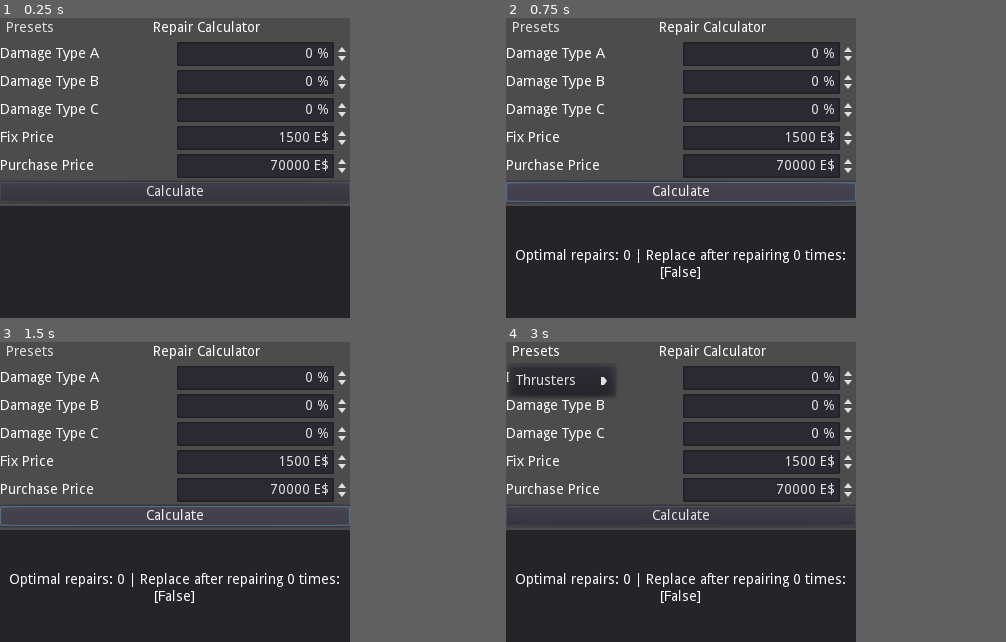
Above: before the commit, frames 1-4 (two rows, left to right).
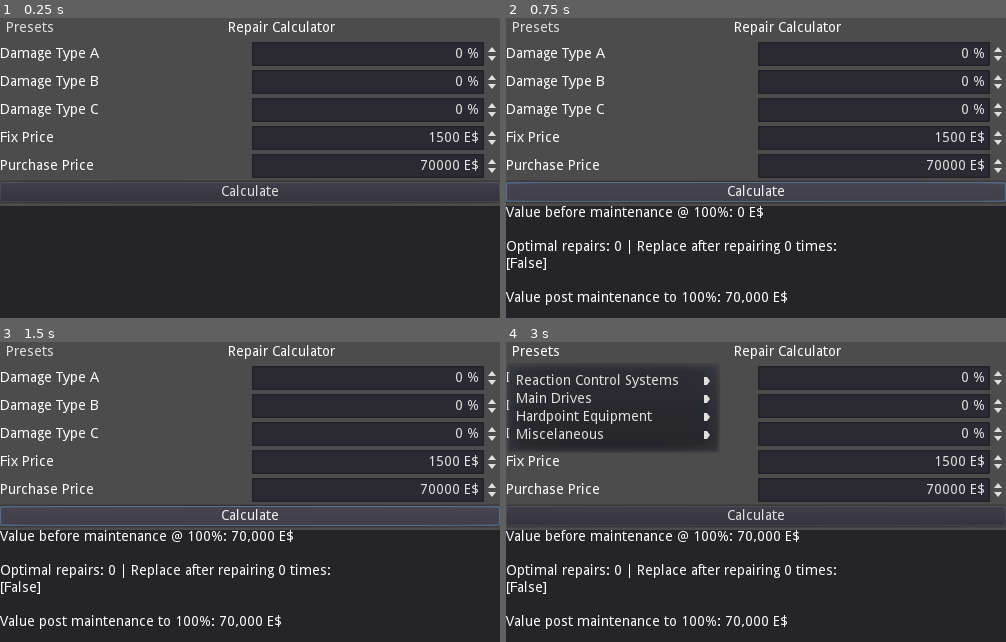
Above: after the commit, the same moments.

Repository: rwqfsfasxc100/Repair-Calculator-Tool
Game: Godot game, scene res://Boot.tscn
Two runs of this game, one before a commit and one after it. Both use one fixed random seed, a clock stepped at 60 frames per second and the inputs below.
Inputs:
- Up to frame 1 (0.25 s): no input
- Up to frame 2 (0.75 s): click "Calculate" at 0.5 s
- Up to frame 3 (1.5 s): click "Calculate" at 1.25 s
- Up to frame 4 (3 s): click "Calculate" at 2 s; click "Presets" at 2.75 s
In our replay, the window is 350x300 before the commit and 500x300 after it. These sizes can differ from the game's own. Grey fills any space a smaller window leaves; there, only what the larger window draws over its background counts as a difference.

The runs differ from the first frame. In frame 1, 16% of the frame differs, in the area x 29-100%, y 0-63%; in frame 2, 21%; in frame 3, 21%; in frame 4, 26%, in the area x 0-100%, y 0-96%.

Commit message:
finished calculator tool

Diff:
--- a/Boot.gd
+++ b/Boot.gd
@@ -44,8 +44,11 @@
 	sys.damage[2]["current"] = dmg3 #- 100
 	var status = Repairs.simulate_status(sys)
 	sys.status = status
+	var baseVal = Repairs.getSystemPrice(sys)
 	var ret = Repairs.handle_operation(sys,fix,replace)
-	var txt = "Optimal repairs: %s | Replace after repairing %s times: [%s]" % [ret[0],ret[0],str(ret[1])]
+	var postSys = Repairs.simulate_repair(sys,ret[0])
+	var postVal = Repairs.getSystemPrice(postSys)
+	var txt = "Value before maintenance @ %s%%: %s E$\n\nOptimal repairs: %s | Replace after repairing %s times: [%s]\n\nValue post maintenance to %s%%: %s E$" % [status,formatThousands(baseVal),ret[0],ret[0],str(ret[1]),postSys.status,formatThousands(postVal)]
 	$Panel/Label.text = txt
 
 var cfgpath = "user://config.ini"
@@ -77,3 +80,18 @@
 	cfg.set_value("config","buy_price",replace)
 	cfg.save(cfgpath)
 	cfg.clear()
+
+func formatThousands(nr):
+	var separator = TranslationServer.translate("SEPARATOR_THOUSAND")
+	var string = "%d" % abs(nr)
+	var mod = string.length() % 3
+	var res = ""
+	for i in range(0, string.length()):
+		if i != 0 and i % 3 == mod:
+			res += separator
+		res += string[i]
+
+	if nr >= 0:
+		return res
+	else:
+		return "-" + res
--- a/Boot.tscn
+++ b/Boot.tscn
@@ -4,12 +4,12 @@
 [ext_resource path="res://Presets.gd" type="Script" id=2]
 
 [node name="VBoxContainer" type="VBoxContainer"]
-margin_right = 350.0
+margin_right = 500.0
 margin_bottom = 300.0
 script = ExtResource( 1 )
 
 [node name="MENU" type="HBoxContainer" parent="."]
-margin_right = 350.0
+margin_right = 500.0
 margin_bottom = 20.0
 
 [node name="Presets" type="MenuButton" parent="MENU"]
@@ -21,7 +21,7 @@
 [node name="Label" type="Label" parent="MENU"]
 margin_left = 64.0
 margin_top = 3.0
-margin_right = 350.0
+margin_right = 500.0
 margin_bottom = 17.0
 size_flags_horizontal = 3
 text = "Repair Calculator"
@@ -29,19 +29,19 @@
 
 [node name="A" type="HBoxContainer" parent="."]
 margin_top = 24.0
-margin_right = 350.0
+margin_right = 500.0
 margin_bottom = 48.0
 
 [node name="Label" type="Label" parent="A"]
 margin_top = 5.0
-margin_right = 173.0
+margin_right = 248.0
 margin_bottom = 19.0
 size_flags_horizontal = 3
 text = "Damage Type A"
 
 [node name="DmgA" type="SpinBox" parent="A"]
-margin_left = 177.0
-margin_right = 350.0
+margin_left = 252.0
+margin_right = 500.0
 margin_bottom = 24.0
 size_flags_horizontal = 3
 align = 2
@@ -49,19 +49,19 @@
 
 [node name="B" type="HBoxContainer" parent="."]
 margin_top = 52.0
-margin_right = 350.0
+margin_right = 500.0
 margin_bottom = 76.0
 
 [node name="Label" type="Label" parent="B"]
 margin_top = 5.0
-margin_right = 173.0
+margin_right = 248.0
 margin_bottom = 19.0
 size_flags_horizontal = 3
 text = "Damage Type B"
 
 [node name="DmgB" type="SpinBox" parent="B"]
-margin_left = 177.0
-margin_right = 350.0
+margin_left = 252.0
+margin_right = 500.0
 margin_bottom = 24.0
 size_flags_horizontal = 3
 align = 2
@@ -69,19 +69,19 @@
 
 [node name="C" type="HBoxContainer" parent="."]
 margin_top = 80.0
-margin_right = 350.0
+margin_right = 500.0
 margin_bottom = 104.0
 
 [node name="Label" type="Label" parent="C"]
 margin_top = 5.0
-margin_right = 173.0
+margin_right = 248.0
 margin_bottom = 19.0
 size_flags_horizontal = 3
 text = "Damage Type C"
 
 [node name="DmgC" type="SpinBox" parent="C"]
-margin_left = 177.0
-margin_right = 350.0
+margin_left = 252.0
+margin_right = 500.0
 margin_bottom = 24.0
 size_flags_horizontal = 3
 align = 2
@@ -89,19 +89,19 @@
 
 [node name="Fix" type="HBoxContainer" parent="."]
 margin_top = 108.0
-margin_right = 350.0
+margin_right = 500.0
 margin_bottom = 132.0
 
 [node name="Label" type="Label" parent="Fix"]
 margin_top = 5.0
-margin_right = 173.0
+margin_right = 248.0
 margin_bottom = 19.0
 size_flags_horizontal = 3
 text = "Fix Price"
 
 [node name="FixPrice" type="SpinBox" parent="Fix"]
-margin_left = 177.0
-margin_right = 350.0
+margin_left = 252.0
+margin_right = 500.0
 margin_bottom = 24.0
 size_flags_horizontal = 3
 max_value = 5e+07
@@ -111,19 +111,19 @@
 
 [node name="Replace" type="HBoxContainer" parent="."]
 margin_top = 136.0
-margin_right = 350.0
+margin_right = 500.0
 margin_bottom = 160.0
 
 [node name="Label" type="Label" parent="Replace"]
 margin_top = 5.0
-margin_right = 173.0
+margin_right = 248.0
 margin_bottom = 19.0
 size_flags_horizontal = 3
 text = "Purchase Price"
 
 [node name="BuyPrice" type="SpinBox" parent="Replace"]
-margin_left = 177.0
-margin_right = 350.0
+margin_left = 252.0
+margin_right = 500.0
 margin_bottom = 24.0
 size_flags_horizontal = 3
 max_value = 5e+07
@@ -134,13 +134,13 @@
 
 [node name="Calc" type="Button" parent="."]
 margin_top = 164.0
-margin_right = 350.0
+margin_right = 500.0
 margin_bottom = 184.0
 text = "Calculate"
 
 [node name="Panel" type="Panel" parent="."]
 margin_top = 188.0
-margin_right = 350.0
+margin_right = 500.0
 margin_bottom = 300.0
 size_flags_horizontal = 3
 size_flags_vertical = 3
@@ -148,8 +148,6 @@
 [node name="Label" type="Label" parent="Panel"]
 margin_right = 350.0
 margin_bottom = 118.0
-align = 1
-valign = 1
 autowrap = true
 
 [connection signal="pressed" from="Calc" to="." method="_on_Calc_pressed"]
--- a/Presets.gd
+++ b/Presets.gd
@@ -3,11 +3,14 @@
 export var base_node = NodePath("../..")
 onready var top = get_node_or_null(base_node)
 
-onready var data = load("res://default_data.gd").new().get_script().get_script_constant_map()["DATA"]
+
 
 
 
 func _ready():
+	var cv = load("res://default_data.gd").new().get_script().get_script_constant_map()
+	updateTL_from_dictionary(cv["TRANSLATIONS"])
+	var data = cv["DATA"]
 	for sect in data:
 		var obj = data[sect]
 		var p = get_popup()
@@ -15,5 +18,20 @@
 		cl.name = sect
 		cl.set_script(load("res://submenu.gd"))
 		cl.data = obj.duplicate(true)
+		cl.root = top
 		p.add_child(cl)
-		p.add_submenu_item(sect,sect)
+		p.add_submenu_item(TranslationServer.translate(sect),sect)
+
+func updateTL_from_dictionary(path:Dictionary):
+	var translations := []
+	for lang in path.keys():
+		var translationObject := Translation.new()
+		translationObject.locale = lang
+		var translation_dict = path.get(lang)
+		var tKeys = translation_dict.keys()
+		for key in tKeys:
+			var data = translation_dict.get(key)
+			translationObject.add_message(key,data.c_unescape())
+		translations.append(translationObject)
+	for translationObject in translations:
+		TranslationServer.add_translation(translationObject)
--- a/default_data.gd
+++ b/default_data.gd
@@ -1,7 +1,226 @@
 extends Node
 
 const DATA = {
-	"Thrusters":{
-
+	"RCS":{
+		"SYSTEM_THRUSTER_K37":{
+			"fix":500,
+			"replace":3125
+		},
+		"SYSTEM_THRUSTER_K44":{
+			"fix":1000,
+			"replace":6250
+		},
+		"SYSTEM_THRUSTER_K69V":{
+			"fix":1500,
+			"replace":18600
+		},
+		"SYSTEM_THRUSTER_MA150HO":{
+			"fix":1500,
+			"replace":4375
+		},
+		"SYSTEM_THRUSTER_MA350HO":{
+			"fix":3500,
+			"replace":10000
+		},
+		"SYSTEM_THRUSTER_EIT":{
+			"fix":3000,
+			"replace":8000
+		},
+		"SYSTEM_THRUSTER_AGILE":{
+			"fix":3000,
+			"replace":12000
+		},
+		"SYSTEM_THRUSTER_NDSTR":{
+			"fix":200,
+			"replace":1250
+		},
+		"SYSTEM_THRUSTER_NDVTT":{
+			"fix":400,
+			"replace":2500
+		},
+		"SYSTEM_THRUSTER_GHET":{
+			"fix":3200,
+			"replace":8500
+		},
+		"SYSTEM_THRUSTER_MADTX4":{
+			"fix":13000,
+			"replace":31250
+		},
+	},
+	"TORCH":{
+		"SYSTEM_MAIN_ENGINE_K37":{
+			"fix":1000,
+			"replace":15000
+		},
+		"SYSTEM_MAIN_ENGINE_NMPD":{
+			"fix":7500,
+			"replace":300000
+		},
+		"SYSTEM_MAIN_ENGINE_NPMP":{
+			"fix":15000,
+			"replace":700000
+		},
+		"SYSTEM_MAIN_ENGINE_NDNTR":{
+			"fix":8000,
+			"replace":30000
+		},
+		"SYSTEM_MAIN_ENGINE_K44":{
+			"fix":2000,
+			"replace":40000
+		},
+		"SYSTEM_MAIN_ENGINE_BWMT535":{
+			"fix":5000,
+			"replace":120000
+		},
+		"SYSTEM_MAIN_ENGINE_PNTR":{
+			"fix":200,
+			"replace":7000
+		},
+		"SYSTEM_MAIN_ENGINE_DFMPD2205":{
+			"fix":2500,
+			"replace":175000
+		},
+		"SYSTEM_MAIN_ENGINE_EIZAP":{
+			"fix":30000,
+			"replace":1000000
+		},
+		"SYSTEM_MAIN_ENGINE_CHEVAL":{
+			"fix":80000,
+			"replace":400000
+		},
+	},
+	"EQUIPMENT":{
+		"SYSTEM_MWG":{
+			"fix":1500,
+			"replace":70000
+		},
+		"SYSTEM_CL150":{
+			"fix":2000,
+			"replace":150000
+		},
+		"SYSTEM_CL600P":{
+			"fix":80000,
+			"replace":320000
+		},
+		"SYSTEM_EMD14":{
+			"fix":500,
+			"replace":10000
+		},
+		"SYSTEM_EMD17RF":{
+			"fix":1500,
+			"replace":30000
+		},
+		"SYSTEM_RAILTOR":{
+			"fix":200,
+			"replace":20000
+		},
+		"SYSTEM_EINAT":{
+			"fix":7500,
+			"replace":100000
+		},
+		"SYSTEM_NANI":{
+			"fix": 30000,
+			"replace":300000
+		},
+		"SYSTEM_SALVAGE_ARM":{
+			"fix":1500,
+			"replace":56000
+		},
+		"SYSTEM_PDMWG":{
+			"fix":8000,
+			"replace":180000
+		},
+		"SYSTEM_ACTEMD14":{
+			"fix":900,
+			"replace":32000
+		},
+		"SYSTEM_ACL200P":{
+			"fix":30000,
+			"replace":220000
+		},
+		"SYSTEM_PDT":{
+			"fix":40000,
+			"replace":135000
+		},
+		"SYSTEM_IROH":{
+			"fix":10000,
+			"replace":160000
+		}
+	},
+	"MISC":{
+		"SYSTEM_AMD752S":{
+			"fix":500,
+			"replace":6000
+		},
+		"SYSTEM_REACTOR":{
+			"fix":5000,
+			"replace":80000
+		},
+		"SYSTEM_OE600":{
+			"fix":1000,
+			"replace":30000
+		},
+		"SYSTEM_REACTOR_AT225":{
+			"fix":12000,
+			"replace":120000
+		},
+		"SYSTEM_REACTOR_EIME":{
+			"fix":250000,
+			"replace":5000000
+		}
 	}
 }
+
+const TRANSLATIONS = {
+	"en":{
+		"MISC":"Miscelaneous",
+		"EQUIPMENT":"Hardpoint Equipment",
+		"TORCH":"Main Drives",
+		"RCS":"Reaction Control Systems",
+		"SEPARATOR_THOUSAND":",",
+
+		"SYSTEM_REACTOR":"Nuclear Reactor",
+		"SYSTEM_AMD752S":"AMD-752S on-board computer",
+		"SYSTEM_OE600":"Obonto 600 on-board computer",
+		"SYSTEM_REACTOR_AT225":"THI-K225 nuclear reactor",
+		"SYSTEM_REACTOR_EIME":"StarCAT Stellarator",
+
+		"SYSTEM_THRUSTER_K37":"RA-K37 thruster",
+		"SYSTEM_THRUSTER_K44":"RA-K44 thruster",
+		"SYSTEM_THRUSTER_K69V":"RA-K69V thruster",
+		"SYSTEM_THRUSTER_MA150HO":"MA150HO thruster",
+		"SYSTEM_THRUSTER_MA350HO":"MA350HO thruster",
+		"SYSTEM_THRUSTER_EIT":"Eon Interstellar Ion Thruster",
+		"SYSTEM_THRUSTER_AGILE":"Eon Interstellar AGILE Thruster",
+		"SYSTEM_THRUSTER_NDSTR":"NDSTR thruster",
+		"SYSTEM_THRUSTER_NDVTT":"NDVTT thruster",
+		"SYSTEM_THRUSTER_GHET":"ERS-NAGHET 5020 thruster",
+		"SYSTEM_THRUSTER_MADTX4":"MAD Luciole 1.2 thruster",
+
+		"SYSTEM_MAIN_ENGINE_K37":"RA-TNTRL-K37 engine",
+		"SYSTEM_MAIN_ENGINE_NMPD":"MA-NMPD42 engine",
+		"SYSTEM_MAIN_ENGINE_NPMP":"Experimental NPMP engine",
+		"SYSTEM_MAIN_ENGINE_NDNTR":"ND-NTTR thruster",
+		"SYSTEM_MAIN_ENGINE_K44":"RA-MHFTR-K44 engine",
+		"SYSTEM_MAIN_ENGINE_BWMT535":"BWM-T535 engine",
+		"SYSTEM_MAIN_ENGINE_PNTR":"ND-PNTR engine",
+		"SYSTEM_MAIN_ENGINE_DFMPD2205":"ERS-DFMHD-2205 engine",
+		"SYSTEM_MAIN_ENGINE_EIZAP":"Z-Axial Pinch fusion torch",
+		"SYSTEM_MAIN_ENGINE_CHEVAL":"MAD Cheval 5.0 engine",
+
+		"SYSTEM_MWG":"MWG microwave emitter",
+		"SYSTEM_CL150":"CL-150 mining laser",
+		"SYSTEM_CL600P":"CL-600P pulse mining laser",
+		"SYSTEM_EMD14":"EMD-14 mass driver",
+		"SYSTEM_EMD17RF":"ERFMD-17 mass driver",
+		"SYSTEM_RAILTOR":"MPI Railgun MkI",
+		"SYSTEM_EINAT":"EINAT Kzinti Lesson MkII",
+		"SYSTEM_NANI":"NANI",
+		"SYSTEM_SALVAGE_ARM":"AR-1500 Manipulator",
+		"SYSTEM_PDMWG":"Point Defence Microwave Generator",
+		"SYSTEM_ACTEMD14":"AEMD-14 mass driver",
+		"SYSTEM_ACL200P":"CL-200AP pulse mining laser",
+		"SYSTEM_PDT":"NDPT-4205 Point Defence Turret",
+		"SYSTEM_IROH":"Tetsuo HMX-2000I",
+	},
+}
--- a/project.godot
+++ b/project.godot
@@ -23,7 +23,7 @@
 
 [display]
 
-window/size/width=350
+window/size/width=500
 window/size/height=300
 window/size/resizable=false
 
--- a/submenu.gd
+++ b/submenu.gd
@@ -1,9 +1,26 @@
-extends Node
+extends PopupMenu
 
 var data = {}
+var root
+var order = []
 
 func _ready():
+	connect("id_pressed",self,"pressed")
+	for i in range(data.keys().size()):
+		var item = data.keys()[i]
+		add_item(TranslationServer.translate(item))
+		order.append(item)
 
 
 
-	print("Submenu ",self.name," has data ",JSON.print(data))
+	print("Submenu ",self.name," has data ",JSON.print(data,"\t"))
+
+
+func pressed(id):
+	var item = order[id]
+	var dt = data[item]
+	var fix = root.get_node_or_null("Fix/FixPrice")
+	var replace = root.get_node_or_null("Replace/BuyPrice")
+	fix.value = dt["fix"]
+	replace.value = dt["replace"]
+	pass
